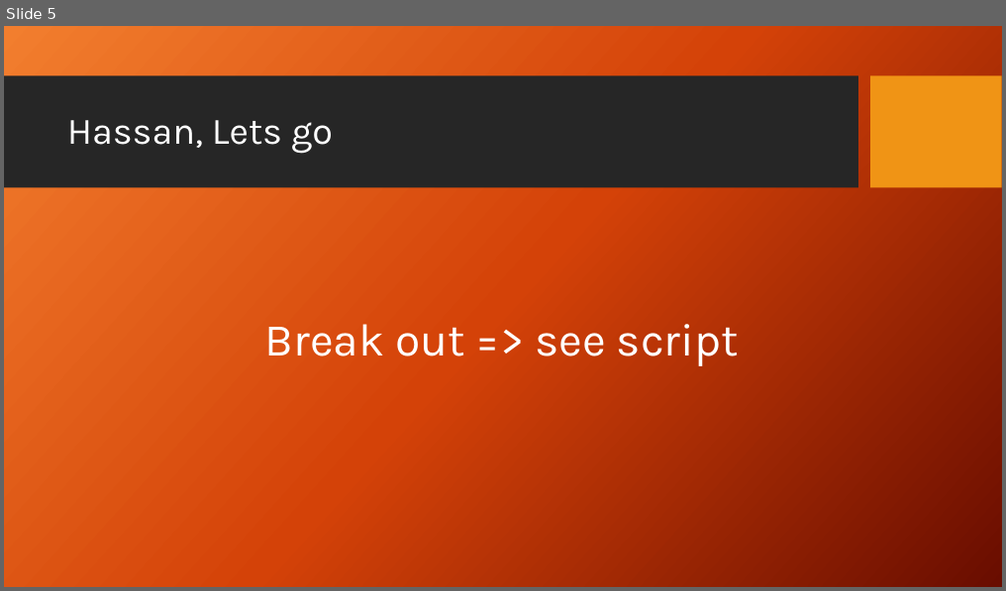
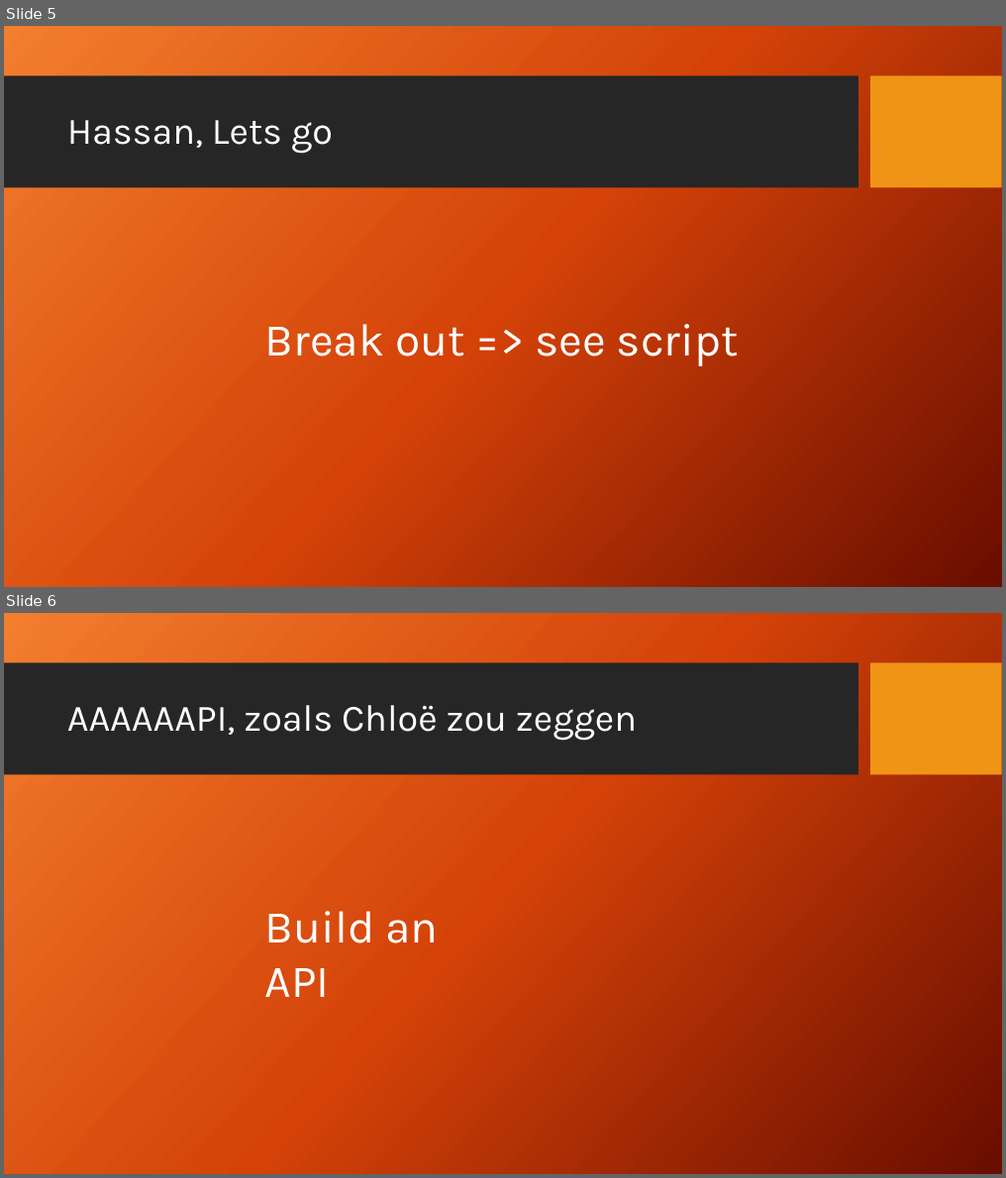
Before and after one commit to mrozenbeek/TechoramaSessie2019, a slide deck: Presentation/Techorama sessie 2019_RoMe.pptx. Shown one above the other, each under a label of ours: slide 5 before the commit, slides 5 and 6 after it. The pictures are 1006x591 and 1006x1178 pixels, drawn with LibreOffice and Linux fonts; fonts in the diff are those of the drawing; background and template pictures are left out. Boxes give left, top, right and bottom in pixels: in the first picture for what was removed or moved away, otherwise in the second. Text is boxed around its words. In the diff, an @@ line names an element or a change of style, - is before the commit and + after.

```diff
--- a/Presentation/Techorama sessie 2019_RoMe.pptx
+++ b/Presentation/Techorama sessie 2019_RoMe.pptx
@@ slide 6 added at bbox=[4, 613, 1002, 1174], background picture (left out); not listed: 2 template elements that a slide beside it also shows @@
@@ title added at bbox=[67, 705, 637, 740], 36 pt, text #FFFFFF @@
+AAAAAAPI, zoals Chloë zou zeggen
@@ text added at bbox=[265, 911, 438, 997], 44 pt, text #FFFFFF @@
+Build an API
```
Also in this commit, not shown: 12 other files.
